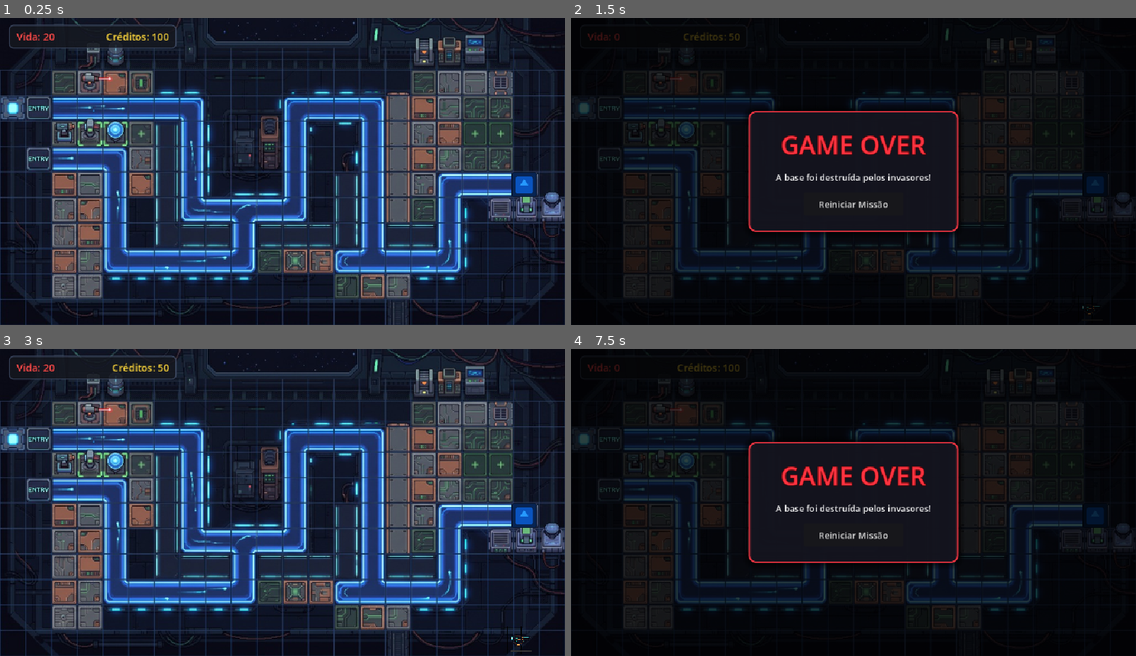
Above: before the commit, frames 1-4 (two rows, left to right).
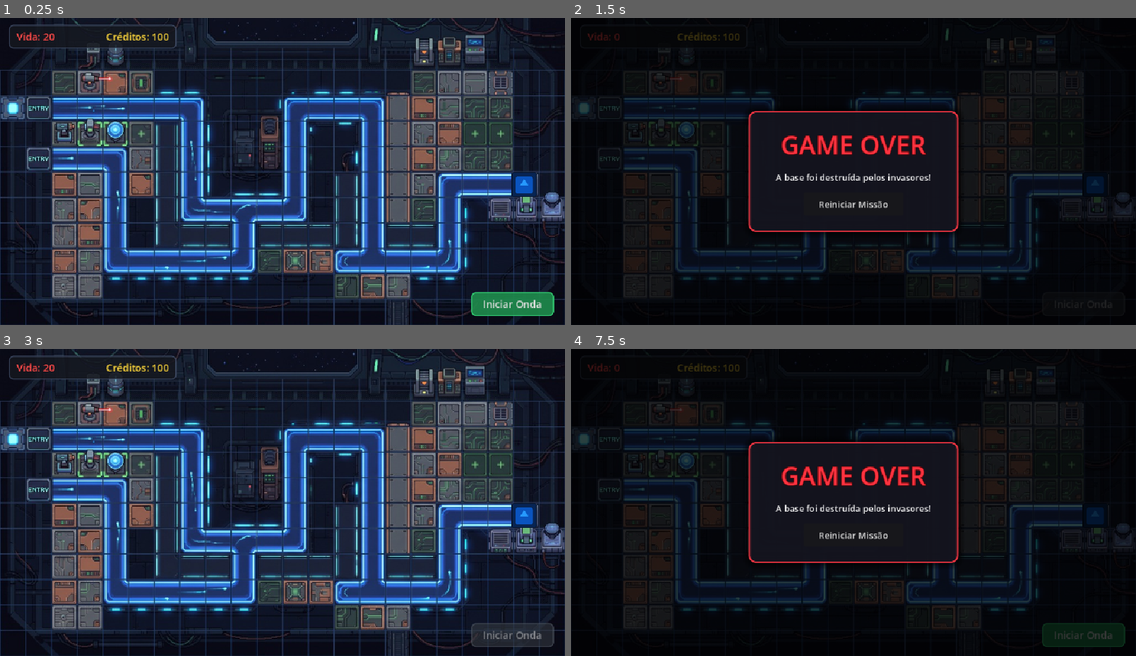
Above: after the commit, the same moments.

Repository: gabdalmazo/godot2dgame
Game: Godot game, scene res://test_level.tscn
The game is run twice, just before and just after one commit, with the same random seed, the same clock (stepped at 60 frames per second) and the same inputs. The engine's default icon, where the game draws it, is replaced by a stand-in: a white triangle on a blue panel in a dark square.
Inputs (mouse positions are in pixels of both pictures, inside the frame that each line leads up to):
- Up to frame 1 (0.25 s): no input
- Up to frame 2 (1.5 s): click (1085, 303) at 0.5 s, where only the run after the commit has a clickable "Iniciar Onda"; tap Enter (ui_accept) at 1.25 s; move the mouse to (977, 156) at 1.27 s; tap K at 1.35 s; click (977, 156) at 1.42 s
- Up to frame 3 (3 s): tap Enter (ui_accept) at 1.52 s; click "Reiniciar Missão" at 2 s; click (514, 634) at 2.75 s, where only the run after the commit has a clickable "Iniciar Onda"
- Up to frame 4 (7.5 s): tap Enter (ui_accept) at 3.5, 3.77, 5.75, 7.25 s; move the mouse to (740, 517) at 3.52 s; tap K at 3.6, 5.85, 7.35 s; click (740, 517) at 3.67 s; click "Reiniciar Missão" at 4.25 s; click (1085, 634) at 5 s, where only the run after the commit has a clickable "Iniciar Onda"; move the mouse to (910, 434) at 5.77 s; click (910, 434) at 5.92 s; click "Reiniciar Missão" at 6.5 s; move the mouse to (825, 563) at 7.27 s; click (825, 563) at 7.42 s

The runs differ from the first frame. In frame 1, 1.2% of the frame differs, in the area x 83-99%, y 89-98%; in frame 2, 0.1%; in frame 3, 0.9%; in frame 4, 1.0%.

Commit message:
feat: add test level, wave manager, HUD, and game assets

Diff:
--- a/novo-projeto-de-jogo/HUD.gd
+++ b/novo-projeto-de-jogo/HUD.gd
@@ -1,8 +1,11 @@
 class_name HUD
 extends CanvasLayer
 
+signal iniciar_onda_solicitada
+
 @onready var vida_label: Label = $Panel/HBoxContainer/VidaLabel
 @onready var creditos_label: Label = $Panel/HBoxContainer/CreditosLabel
+@onready var iniciar_onda_btn: Button = $IniciarOndaButton
 
 func _ready() -> void:
 	# Conecta os sinais emitidos pelo Autoload GameManager
@@ -13,6 +16,21 @@
 	_on_vida_atualizada(GameManager.vida_jogador)
 	_on_recursos_atualizados(GameManager.recursos_globais)
 
+	# Conecta o sinal pressed do botão Iniciar Onda
+	if iniciar_onda_btn:
+		iniciar_onda_btn.pressed.connect(_on_iniciar_onda_btn_pressed)
+
+func _on_iniciar_onda_btn_pressed() -> void:
+	# Emite a solicitação de início da onda e desativa o botão para evitar cliques duplicados
+	iniciar_onda_solicitada.emit()
+	if iniciar_onda_btn:
+		iniciar_onda_btn.disabled = true
+
+func _on_onda_concluida() -> void:
+	# Reativa o botão quando a onda atual for finalizada pelo WaveManager
+	if iniciar_onda_btn:
+		iniciar_onda_btn.disabled = false
+
 func _on_vida_atualizada(nova_vida: int) -> void:
 	if vida_label:
 		vida_label.text = "Vida: %d" % nova_vida
--- a/novo-projeto-de-jogo/HUD.tscn
+++ b/novo-projeto-de-jogo/HUD.tscn
@@ -25,6 +25,54 @@
 font_color = Color(1, 0.85, 0.25, 1)
 outline_size = 2
 outline_color = Color(0, 0, 0, 0.8)
+
+[sub_resource type="StyleBoxFlat" id="StyleBoxFlat_btn_normal"]
+bg_color = Color(0.12, 0.55, 0.3, 0.9)
+border_width_left = 2
+border_width_top = 2
+border_width_right = 2
+border_width_bottom = 2
+border_color = Color(0.2, 0.8, 0.45, 1)
+corner_radius_top_left = 8
+corner_radius_top_right = 8
+corner_radius_bottom_right = 8
+corner_radius_bottom_left = 8
+
+[sub_resource type="StyleBoxFlat" id="StyleBoxFlat_btn_hover"]
+bg_color = Color(0.16, 0.68, 0.38, 1)
+border_width_left = 2
+border_width_top = 2
+border_width_right = 2
+border_width_bottom = 2
+border_color = Color(0.3, 0.95, 0.55, 1)
+corner_radius_top_left = 8
+corner_radius_top_right = 8
+corner_radius_bottom_right = 8
+corner_radius_bottom_left = 8
+
+[sub_resource type="StyleBoxFlat" id="StyleBoxFlat_btn_pressed"]
+bg_color = Color(0.08, 0.4, 0.22, 1)
+border_width_left = 2
+border_width_top = 2
+border_width_right = 2
+border_width_bottom = 2
+border_color = Color(0.2, 0.8, 0.45, 1)
+corner_radius_top_left = 8
+corner_radius_top_right = 8
+corner_radius_bottom_right = 8
+corner_radius_bottom_left = 8
+
+[sub_resource type="StyleBoxFlat" id="StyleBoxFlat_btn_disabled"]
+bg_color = Color(0.2, 0.22, 0.25, 0.6)
+border_width_left = 2
+border_width_top = 2
+border_width_right = 2
+border_width_bottom = 2
+border_color = Color(0.35, 0.38, 0.42, 0.6)
+corner_radius_top_left = 8
+corner_radius_top_right = 8
+corner_radius_bottom_right = 8
+corner_radius_bottom_left = 8
 
 [node name="HUD" type="CanvasLayer"]
 layer = 5
@@ -63,3 +111,22 @@
 label_settings = SubResource("LabelSettings_creditos")
 horizontal_alignment = 2
 vertical_alignment = 1
+
+[node name="IniciarOndaButton" type="Button" parent="."]
+anchors_preset = 3
+anchor_left = 1.0
+anchor_top = 1.0
+anchor_right = 1.0
+anchor_bottom = 1.0
+offset_left = -170.0
+offset_top = -60.0
+offset_right = -20.0
+offset_bottom = -16.0
+grow_horizontal = 0
+grow_vertical = 0
+theme_override_font_sizes/font_size = 18
+theme_override_styles/normal = SubResource("StyleBoxFlat_btn_normal")
+theme_override_styles/hover = SubResource("StyleBoxFlat_btn_hover")
+theme_override_styles/pressed = SubResource("StyleBoxFlat_btn_pressed")
+theme_override_styles/disabled = SubResource("StyleBoxFlat_btn_disabled")
+text = "Iniciar Onda"
--- a/novo-projeto-de-jogo/test_level.tscn
+++ b/novo-projeto-de-jogo/test_level.tscn
@@ -46,11 +46,12 @@
 [node name="PlayerBase" parent="." instance=ExtResource("4_base")]
 position = Vector2(950, 303)
 
-[node name="WaveManager" type="Node" parent="." node_paths=PackedStringArray("spawn_point", "spawn_points")]
+[node name="WaveManager" type="Node" parent="." node_paths=PackedStringArray("spawn_point", "spawn_points", "hud")]
 script = ExtResource("2_wave")
 enemy_scene = ExtResource("3_enemy")
 spawn_point = NodePath("../Path2D")
 spawn_points = [NodePath("../Path2D"), NodePath("../Path2D_Bottom")]
+hud = NodePath("../HUD")
 
 [node name="GameOverModal" parent="." instance=ExtResource("5_modal")]
 
--- a/novo-projeto-de-jogo/wave_manager.gd
+++ b/novo-projeto-de-jogo/wave_manager.gd
@@ -1,5 +1,7 @@
 class_name WaveManager
 extends Node
+
+signal onda_concluida
 
 @export var enemy_scene: PackedScene
 @export var spawn_point: Node # Trajeto padrão
@@ -7,10 +9,12 @@
 @export var spawn_interval: float = 1.5
 @export var base_enemies_per_wave: int = 5
 @export var health_scale_factor: float = 0.5 # Aumenta a vida em 50% por onda
+@export var hud: HUD # Referência para comunicação com a UI
 
 var current_wave: int = 1
 var enemies_spawned_in_wave: int = 0
 var enemies_to_spawn: int = 0
+var active_enemies: int = 0
 var spawn_timer: Timer
 
 func _ready() -> void:
@@ -20,11 +24,21 @@
 	spawn_timer.timeout.connect(_on_spawn_timer_timeout)
 	add_child(spawn_timer)
 
-	# Inicia a primeira onda automaticamente para fins de teste
+	# Busca o HUD na cena caso não tenha sido atribuído no Inspector
+	if hud == null:
+		hud = get_node_or_null("../HUD")
+
+	# Conecta os sinais de comunicação com o HUD
+	if hud != null:
+		hud.iniciar_onda_solicitada.connect(_on_iniciar_onda_solicitada)
+		onda_concluida.connect(hud._on_onda_concluida)
+
+func _on_iniciar_onda_solicitada() -> void:
 	start_wave()
 
 func start_wave() -> void:
 	enemies_spawned_in_wave = 0
+	active_enemies = 0
 	# Aumenta a dificuldade também na quantidade de inimigos (ex: +2 por onda)
 	enemies_to_spawn = base_enemies_per_wave + ((current_wave - 1) * 2)
 
@@ -38,7 +52,6 @@
 	else:
 		# Todos os inimigos da onda já nasceram
 		spawn_timer.stop()
-		end_wave()
 
 func spawn_enemy() -> void:
 	var target_path: Node = spawn_point
@@ -60,13 +73,22 @@
 	# Aplica o buff na vida base da instância
 	enemy.max_health = enemy.max_health * health_multiplier
 
+	# Monitora a destruição/derrota do inimigo para saber quando a onda termina por completo
+	active_enemies += 1
+	enemy.tree_exited.connect(_on_enemy_tree_exited)
+
 	# Instancia no mapa. Como o enemy herda de PathFollow2D, o ideal
 	# é que o target seja o próprio nó Path2D da cena.
 	target_path.add_child(enemy)
 
+func _on_enemy_tree_exited() -> void:
+	active_enemies -= 1
+	# Quando todos já foram gerados e não resta nenhum inimigo vivo no mapa
+	if enemies_spawned_in_wave >= enemies_to_spawn and active_enemies <= 0:
+		end_wave()
+
 func end_wave() -> void:
-	print("Spawn da onda ", current_wave, " finalizado. Preparando próxima...")
+	print("Onda ", current_wave, " concluída! Todos os inimigos foram eliminados.")
 	current_wave += 1
-
-	# Cria uma breve pausa de descanso de 4 segundos antes de iniciar a próxima onda
-	get_tree().create_timer(4.0).timeout.connect(start_wave)
+	# Notifica o HUD de que a onda foi finalizada para liberar o botão
+	onda_concluida.emit()
Binary file added: novo-projeto-de-jogo/assets/base_principal.png
Not shown, added: novo-projeto-de-jogo/assets/base_principal.png.import
Binary file added: novo-projeto-de-jogo/assets/projetil.png
Not shown, added: novo-projeto-de-jogo/assets/projetil.png.import
